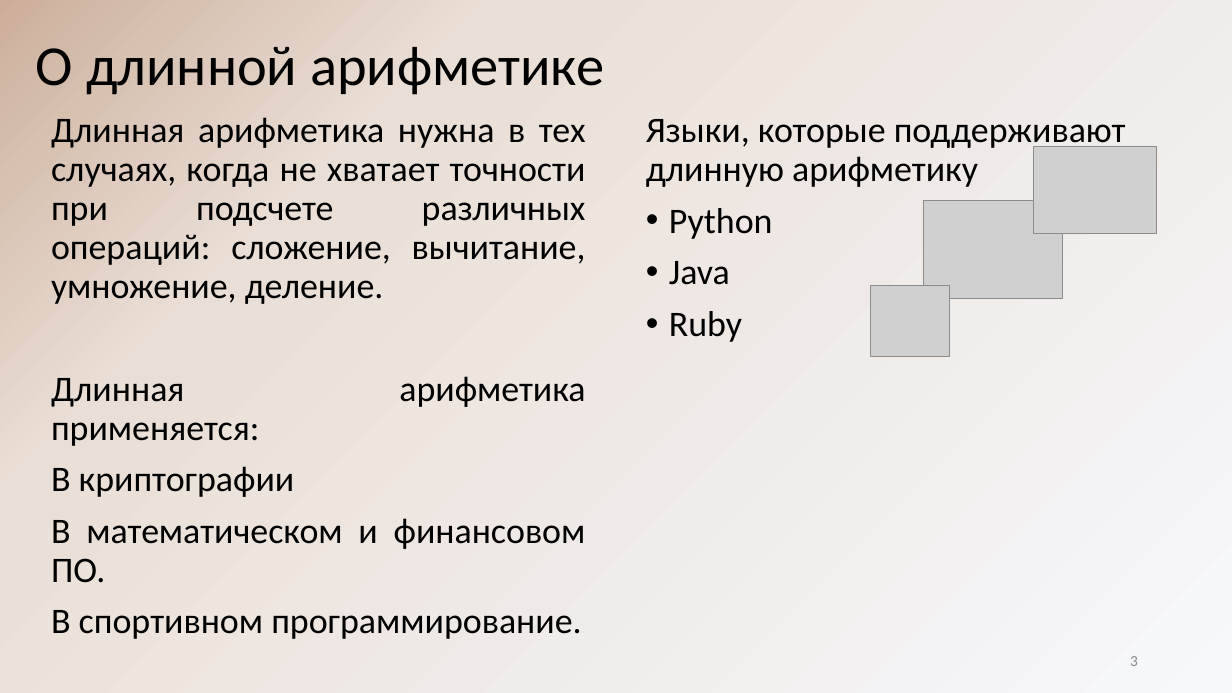
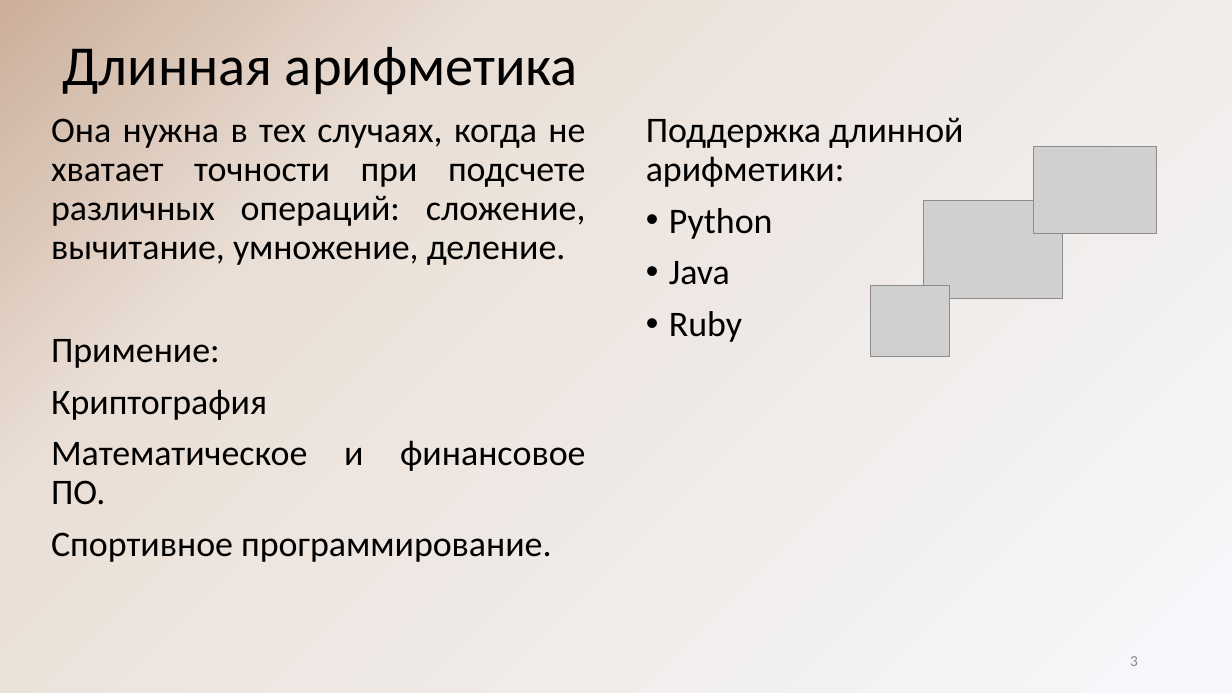
Before and after one commit to reenashka/A-SD, a slide deck: slide 3 of Длинная арифметика.pptx. Drawn at 1232x693 pixels with LibreOffice and Linux fonts; fonts in the diff are those of the drawing; grey boxes stand for pictures. Boxes give left, top, right and bottom in pixels: in the first picture for what was removed or moved away, otherwise in the second. Text is boxed around its words. In the diff, an @@ line names an element or a change of style, - is before the commit and + after.

```diff
--- a/Длинная арифметика.pptx
+++ b/Длинная арифметика.pptx
@@ title at <box>62,47,578,95</box>: text changed @@
-О длинной арифметике
+Длинная арифметика
@@ text at <box>51,118,586,562</box>: text changed @@
-Длинная арифметика нужна в тех случаях, когда не хватает точности при подсчете различных операций: сложение, вычитание, умножение, деление.
-Длинная арифметика применяется:
-В криптографии
-В математическом и финансовом ПО.
-В спортивном программирование.
+Она нужна в тех случаях, когда не хватает точности при подсчете различных операций: сложение, вычитание, умножение, деление.
+Примение:
+Криптография
+Математическое и финансовое ПО.
+Спортивное программирование.
@@ text at <box>646,117,963,187</box>: text changed @@
-Языки, которые поддерживают длинную арифметику
+Поддержка длинной арифметики:
```
Also in this commit, not shown: 1 other slide changed.
